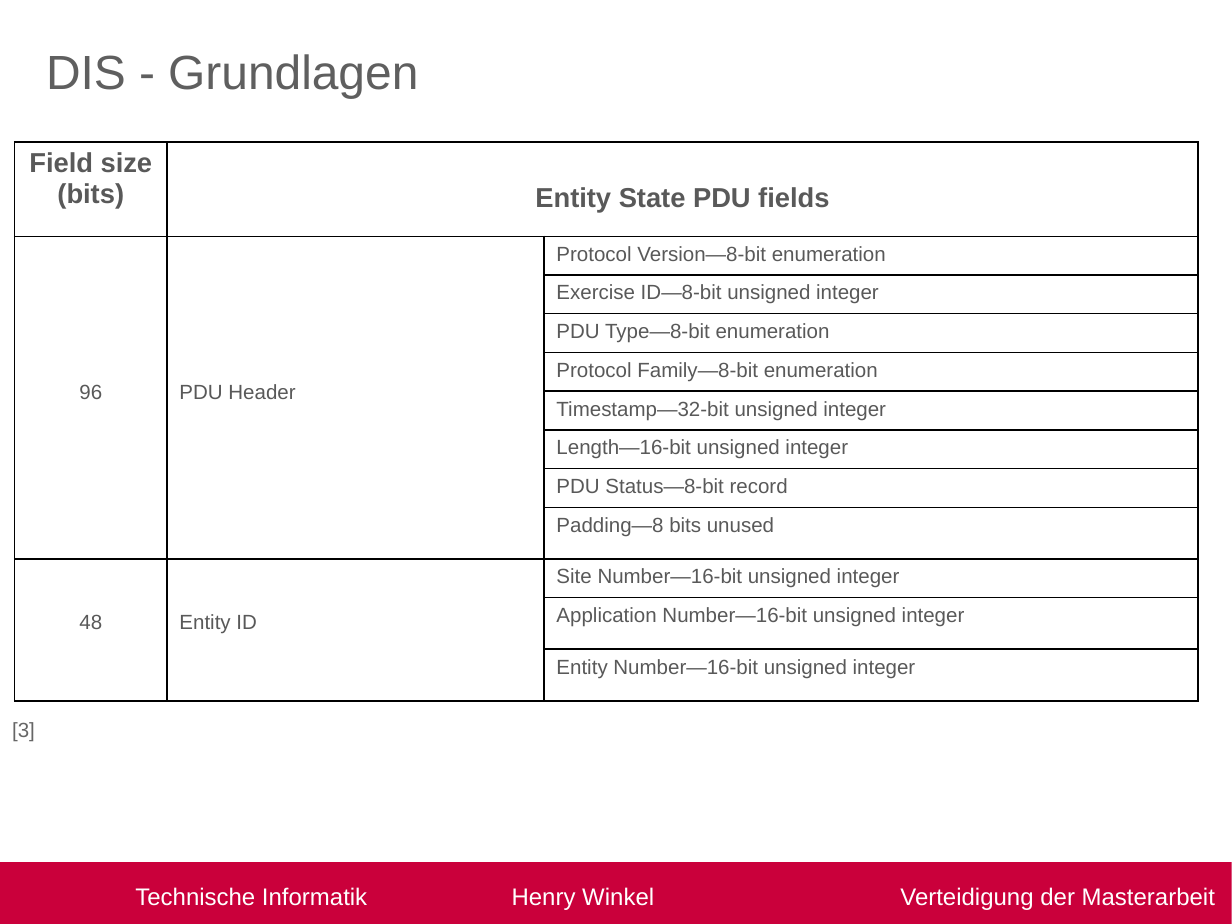
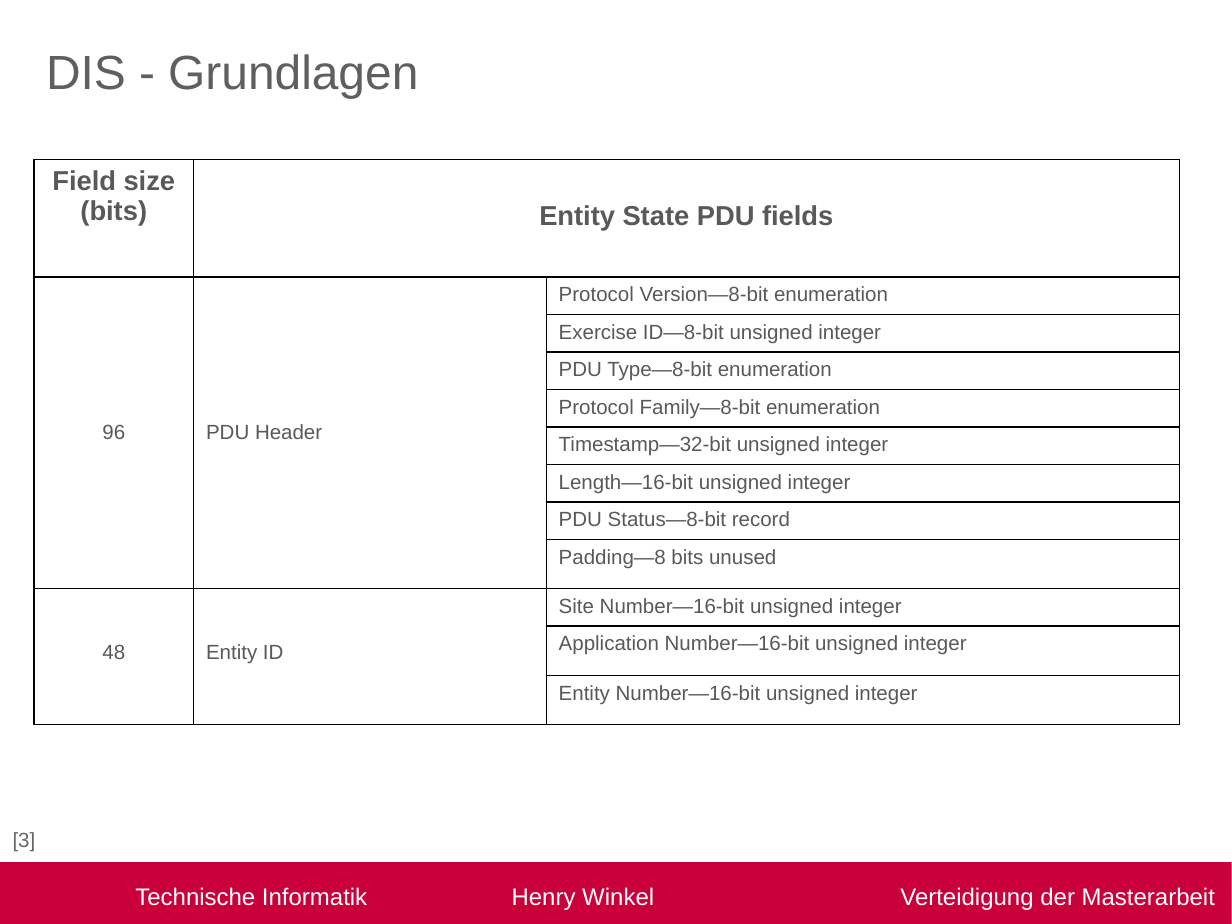
Before and after one commit to R3D454/Masterarbeit_neu, a slide deck: slide 9 of Verteitigung.pptx. Drawn at 1232x924 pixels with LibreOffice and Linux fonts; fonts in the diff are those of the drawing; background and template pictures are left out. Boxes give left, top, right and bottom in pixels: in the first picture for what was removed or moved away, otherwise in the second. Text is boxed around its words. In the diff, an @@ line names an element or a change of style, - is before the commit and + after.

```diff
--- a/Verteitigung.pptx
+++ b/Verteitigung.pptx
@@ table: place and size @@
-table at [15,142,1199,701]
+table at [34,160,1180,726]
@@ text "[3]": place and size @@
-text "[3]" at [12,722,35,742]
+text "[3]" at [13,832,36,852]
```
Also in this commit, not shown: 3 other slides changed, 6 other files.
